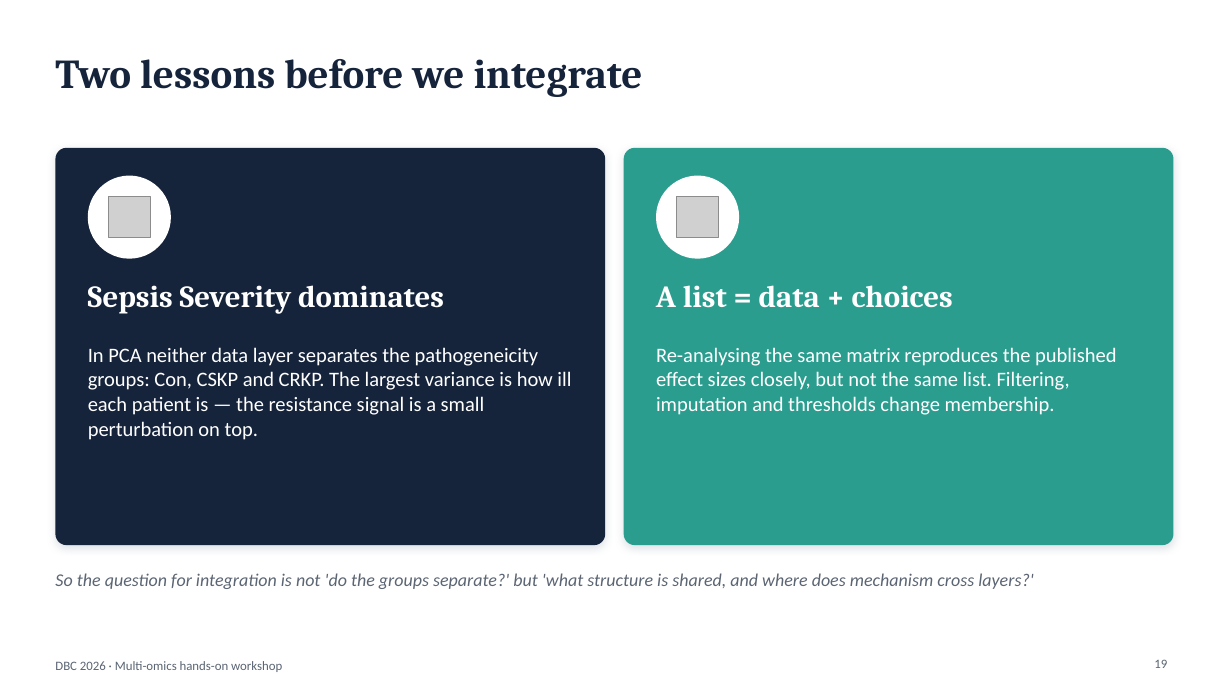
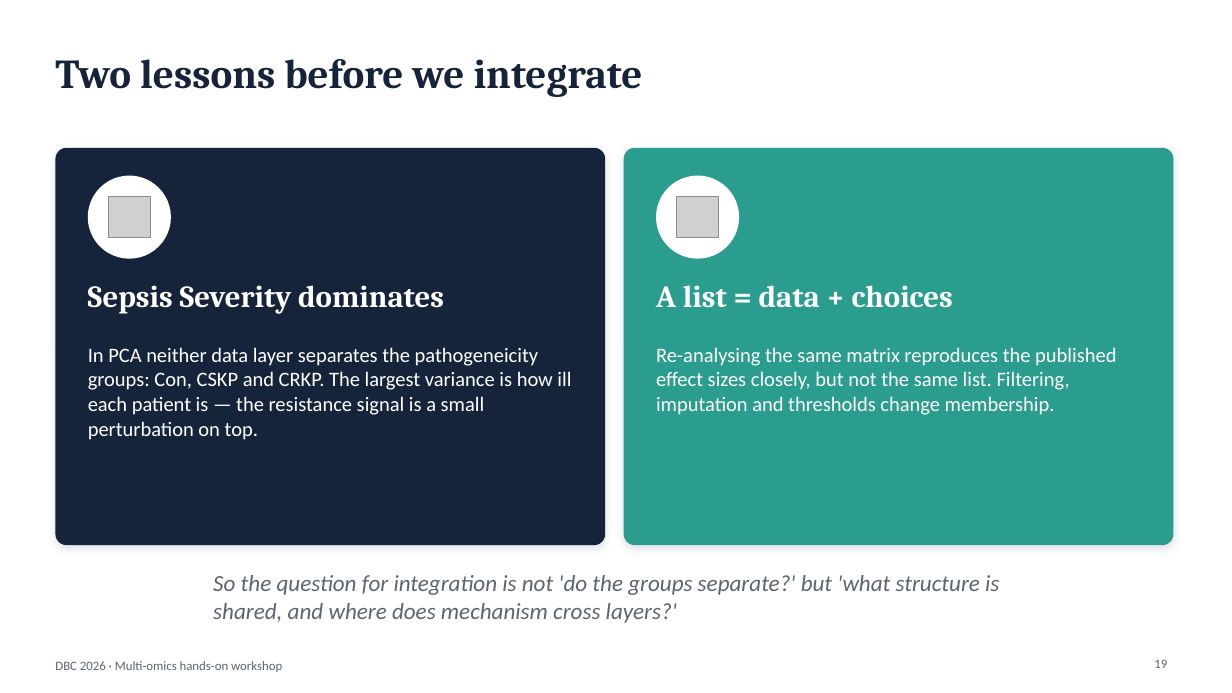
Before and after one commit to biosustain/dsp_multiomics_workshop, a slide deck: slide 19 of slides/01_workshop_introduction.pptx. Drawn at 1232x693 pixels with LibreOffice and Linux fonts; fonts in the diff are those of the drawing; grey boxes stand for pictures. Boxes give left, top, right and bottom in pixels: in the first picture for what was removed or moved away, otherwise in the second. Text is boxed around its words. In the diff, an @@ line names an element or a change of style, - is before the commit and + after.

```diff
--- a/slides/01_workshop_introduction.pptx
+++ b/slides/01_workshop_introduction.pptx
@@ text "So the question for integration ...": place and size @@
-text "So the question for integration ..." at [55, 573, 1033, 589]
+text "So the question for integration ..." at [213, 575, 999, 623]
@@ text "So the question for integration ..." at [213, 575, 999, 623]: size 14 to 18 pt @@
```
Also in this commit, not shown: 9 other slides changed, 1 slide removed.
